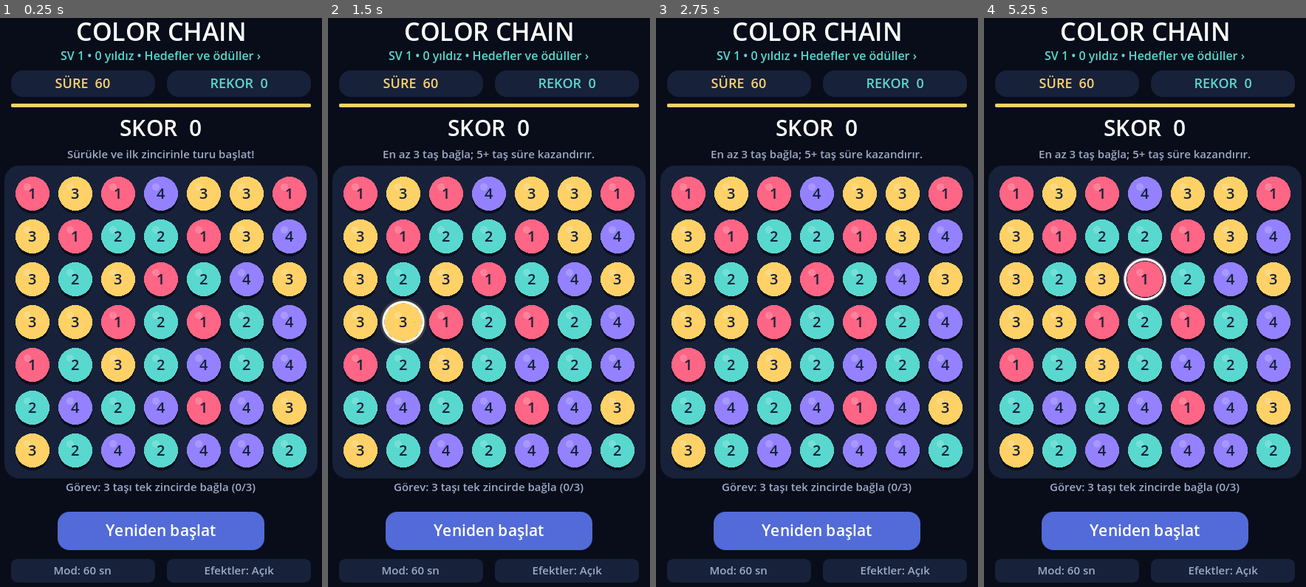
Above: before the commit, frames 1-4 (left to right).
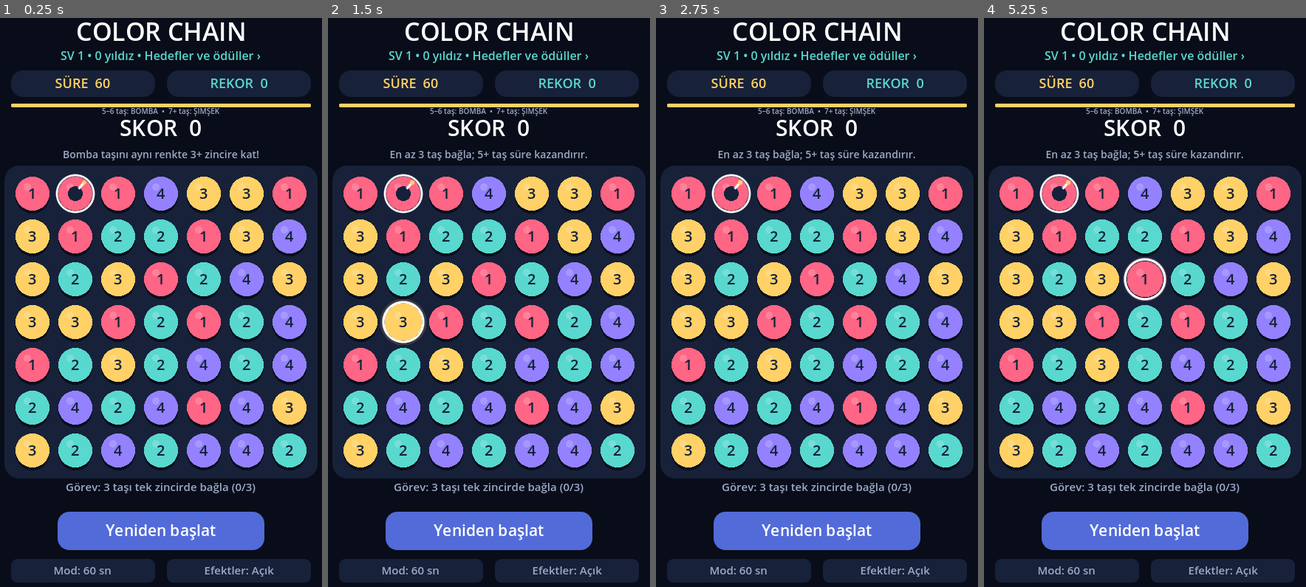
Above: after the commit, the same moments.

Repository: halilacikgozz/color-chain-game
Game: Godot game, scene res://scenes/main.tscn
Two runs of this game, one before a commit and one after it. Both use one fixed random seed, a clock stepped at 60 frames per second and the inputs below.
Inputs (mouse positions are in pixels of both pictures, inside the frame that each line leads up to):
- Up to frame 1 (0.25 s): no input
- Up to frame 2 (1.5 s): tap Enter at 0.5 s; move the mouse to (566, 268) at 0.52 s; click (566, 268) at 0.67 s; tap Space at 1.25 s; drag from (418, 325) to (469, 416) at 1.27 s
- Up to frame 3 (2.75 s): move the mouse to (852, 165) at 2.02 s; click (852, 165) at 2.17 s
- Up to frame 4 (5.25 s): tap Enter at 2.75 s; drag from (1125, 416) to (1038, 211) at 2.77 s; move the mouse to (1251, 387) at 3.52 s; click (1251, 387) at 3.67 s; tap Space at 4.25 s; drag from (1038, 211) to (1090, 148) at 4.27 s; move the mouse to (1164, 296) at 5.02 s; click (1164, 296) at 5.17 s

The runs differ from the first frame. In frame 1, 1.3% of the frame differs, in the area x 17-81%, y 15-35%; in frame 2, 1.4%, in the area x 17-83%, y 15-35%; in frame 3, 1.4%; in frame 4, 1.4%.

Commit message:
Add bomb and lightning rewards with chained special effects

Diff:
--- a/scripts/game.gd
+++ b/scripts/game.gd
@@ -1,5 +1,7 @@
 extends Node2D
 
+const BOMB := 1
+const LIGHTNING := 2
 const SIDE := 7
 const CELL := 58.0
 const ORIGIN := Vector2(37, 230)
@@ -32,6 +34,12 @@
 var board: Array[int] = []
 var chain: Array[int] = []
 var offsets: Array[float] = []
+var specials: Array[int] = []
+var clear_cells: Array[int] = []
+var resolution_active := false
+var reward_anchor := -1
+var reward_kind := 0
+var special_waves: Array[Dictionary] = []
 var score := 0
 var best := 0
 var timed_best := 0
@@ -197,15 +205,26 @@
 	particles.clear()
 	floaters.clear()
 	popping.clear()
+	clear_cells.clear()
+	special_waves.clear()
+	resolution_active = false
+	reward_anchor = -1
+	reward_kind = 0
 	chain.clear()
 	board.resize(SIDE * SIDE)
+	specials.resize(SIDE * SIDE)
+	specials.fill(0)
 	offsets.resize(SIDE * SIDE)
 	offsets.fill(0.0)
 	for i in board.size():
 		board[i] = rng.randi_range(0, COLORS.size() - 1)
 	ensure_move()
-	message = "Sürükle ve ilk zincirinle turu başlat!" if timed_mode else "Rahat mod • Süre sınırı yok"
-	queue_redraw()
+	board[1] = board[0]
+	board[2] = board[0]
+	specials[1] = BOMB
+	message = "Bomba taşını aynı renkte 3+ zincire kat!" if timed_mode else "Rahat mod • Bomba ile başla"
+	queue_redraw()
+
 
 func _process(delta: float) -> void:
 	elapsed += delta
@@ -218,6 +237,10 @@
 			remaining = maxf(0.0, remaining - delta)
 			if remaining <= 0.0 and not busy:
 				end_round()
+	for i in range(special_waves.size() - 1, -1, -1):
+		special_waves[i]["age"] += delta
+		if special_waves[i]["age"] >= 0.7:
+			special_waves.remove_at(i)
 	for i in range(particles.size() - 1, -1, -1):
 		particles[i]["life"] -= delta
 		particles[i]["pos"] += particles[i]["velocity"] * delta
@@ -321,6 +344,7 @@
 		effects = not effects
 		particles.clear()
 		floaters.clear()
+		special_waves.clear()
 		impact = 0.0
 		queue_redraw()
 		return
@@ -348,7 +372,9 @@
 	var count := chain.size()
 	combo = mini(5, combo + 1) if combo_left > 0.0 else 1
 	combo_left = COMBO_WINDOW
-	var gained := (count * 10 + maxi(0, count - 3) * 5) * combo
+	prepare_resolution()
+	var extra := maxi(0, clear_cells.size() + (1 if reward_anchor >= 0 else 0) - count)
+	var gained := (count * 10 + maxi(0, count - 3) * 5 + extra * 10) * combo
 	score += gained
 	best = maxi(best, score)
 	longest = maxi(longest, count)
@@ -357,17 +383,19 @@
 	remaining = minf(ROUND_SECONDS, remaining + bonus)
 	message = "%d taş • +%d puan%s" % [count, gained, " • +%d sn" % bonus if bonus > 0 else ""]
 	update_progress(count, gained)
+	if reward_kind != 0:
+		message = "%s kazandın! Sonraki zincirde kullan." % ("Şimşek" if reward_kind == LIGHTNING else "Bomba")
 	var middle := center(chain[chain.size() / 2])
 	if effects:
 		floaters.append({"pos": middle, "text": "+%d" % gained, "life": 1.0, "color": Color("ffd166")})
 		if bonus > 0:
 			floaters.append({"pos": middle + Vector2(0, 30), "text": "+%d SANİYE" % bonus, "life": 1.2, "color": Color("58d8ce")})
 		impact = minf(1.0, count / 8.0)
-		for index in chain:
+		for index in clear_cells:
 			for n in 8:
 				var angle := rng.randf_range(0.0, TAU)
 				particles.append({"pos": center(index), "velocity": Vector2.from_angle(angle) * rng.randf_range(60, 150), "life": rng.randf_range(0.35, 0.65), "color": palette[board[index]]})
-	popping.assign(chain)
+	popping.assign(clear_cells)
 	fall_tween = create_tween()
 	fall_tween.tween_method(animate_pop, 0.0, 1.0, 0.12)
 	fall_tween.tween_callback(start_fall)
@@ -375,6 +403,40 @@
 	fall_tween.tween_callback(finish_fall)
 	queue_redraw()
 
+func prepare_resolution() -> void:
+	clear_cells.assign(chain)
+	resolution_active = true
+	reward_anchor = chain.back() if chain.size() >= 5 else -1
+	reward_kind = LIGHTNING if chain.size() >= 7 else (BOMB if chain.size() >= 5 else 0)
+	var activated: Array[int] = []
+	var cursor := 0
+	while cursor < clear_cells.size():
+		var index: int = clear_cells[cursor]
+		cursor += 1
+		if specials[index] == 0 or activated.has(index):
+			continue
+		activated.append(index)
+		if effects:
+			special_waves.append({"kind": specials[index], "pos": center(index), "age": 0.0})
+		if specials[index] == LIGHTNING:
+			var row := index / SIDE
+			for x in SIDE:
+				var affected := row * SIDE + x
+				if not clear_cells.has(affected):
+					clear_cells.append(affected)
+		else:
+			var pos := Vector2i(index % SIDE, index / SIDE)
+			for dy in range(-1, 2):
+				for dx in range(-1, 2):
+					var cell := pos + Vector2i(dx, dy)
+					if cell.x < 0 or cell.y < 0 or cell.x >= SIDE or cell.y >= SIDE:
+						continue
+					var affected := cell.y * SIDE + cell.x
+					if not clear_cells.has(affected):
+						clear_cells.append(affected)
+	if reward_anchor >= 0:
+		clear_cells.erase(reward_anchor)
+
 func animate_pop(value: float) -> void:
 	pop_progress = value
 	queue_redraw()
@@ -386,19 +448,26 @@
 	pop_progress = 0.0
 
 func collapse() -> void:
+	var removed: Array[int] = clear_cells if resolution_active else chain
 	for x in SIDE:
 		var target := SIDE - 1
 		for y in range(SIDE - 1, -1, -1):
 			var source := y * SIDE + x
-			if not chain.has(source):
+			if not removed.has(source):
 				board[target * SIDE + x] = board[source]
+				specials[target * SIDE + x] = reward_kind if source == reward_anchor and resolution_active else specials[source]
 				offsets[target * SIDE + x] = float(y - target) * CELL
 				target -= 1
 		var missing := target + 1
 		while target >= 0:
 			board[target * SIDE + x] = rng.randi_range(0, COLORS.size() - 1)
+			specials[target * SIDE + x] = 0
 			offsets[target * SIDE + x] = -float(missing) * CELL
 			target -= 1
+	clear_cells.clear()
+	resolution_active = false
+	reward_anchor = -1
+	reward_kind = 0
 
 func animate_fall(value: float) -> void:
 	fall_progress = value
@@ -506,7 +575,8 @@
 	box(Rect2(37, 137, 406, 5), Color("172139"), 2)
 	box(Rect2(37, 137, 406 * remaining / ROUND_SECONDS if timed_mode else 406, 5), accent, 2)
 	text("SKOR  %d" % score, 181, 30, Color.WHITE.lerp(accent, impact))
-	text(message, 211, 15, Color("9caac7"))
+	text(message, 211, 14, Color("9caac7"))
+	text("5–6 taş: BOMBA  •  7+ taş: ŞİMŞEK", 151, 10, Color("9caac7"))
 	var shake := Vector2(sin(elapsed * 55), cos(elapsed * 49)) * impact * 2 if effects else Vector2.ZERO
 	draw_set_transform(shake)
 	box(Rect2(ORIGIN - Vector2(9, 9), Vector2.ONE * (SIDE * CELL + 18)), Color("172139"), 20)
@@ -526,7 +596,16 @@
 		draw_circle(pos, radius, palette[board[i]])
 		if radius > 10:
 			draw_circle(pos + Vector2(-7, -9), 5, Color(1, 1, 1, 0.18))
-			label_at(["1", "2", "3", "4"][board[i]], pos + Vector2(0, 7), 20, Color("15213a"))
+			if specials[i] == BOMB:
+				draw_circle(pos, 10, Color("15213a"))
+				draw_line(pos + Vector2(5, -7), pos + Vector2(11, -14), Color.WHITE, 2, true)
+				draw_circle(pos + Vector2(12, -15), 2.5 + sin(elapsed * 10) * 0.7, Color("ffd166"))
+			elif specials[i] == LIGHTNING:
+				draw_colored_polygon(PackedVector2Array([pos + Vector2(3, -16), pos + Vector2(-9, 2), pos + Vector2(-1, 2), pos + Vector2(-4, 16), pos + Vector2(10, -3), pos + Vector2(2, -3)]), Color.WHITE)
+			else:
+				label_at(["1", "2", "3", "4"][board[i]], pos + Vector2(0, 7), 20, Color("15213a"))
+			if specials[i] != 0:
+				draw_arc(pos, radius + 2, 0, TAU, 40, Color.WHITE, 1.5, true)
 	if chain.size() > 1 and not busy:
 		for i in range(1, chain.size()):
 			draw_line(center(chain[i - 1]), center(chain[i]), Color(1, 1, 1, 0.15), 12, true)
@@ -534,6 +613,19 @@
 	for index in chain:
 		if not busy:
 			draw_arc(center(index), 27, 0, TAU, 40, Color.WHITE, 2, true)
+	for wave in special_waves:
+		var age: float = wave["age"]
+		var pos: Vector2 = wave["pos"]
+		var alpha := 1.0 - age / 0.7
+		if wave["kind"] == BOMB:
+			draw_arc(pos, 15 + age * 140, 0, TAU, 64, Color(1, 0.82, 0.4, alpha), 5 * alpha + 1, true)
+			draw_circle(pos, 15 + age * 60, Color(1, 0.65, 0.3, alpha * 0.12))
+		else:
+			var points := PackedVector2Array()
+			for n in 29:
+				points.append(Vector2(ORIGIN.x + n * CELL / 4, pos.y + sin(n * 2.3 + age * 50) * 10 * alpha))
+			draw_polyline(points, Color(0.4, 0.9, 1, alpha * 0.2), 14, true)
+			draw_polyline(points, Color(0.8, 1, 1, alpha), 3, true)
 	for particle in particles:
 		draw_circle(particle["pos"], 3.5, Color(particle["color"], minf(1.0, particle["life"] * 2)))
 	for floater in floaters:
